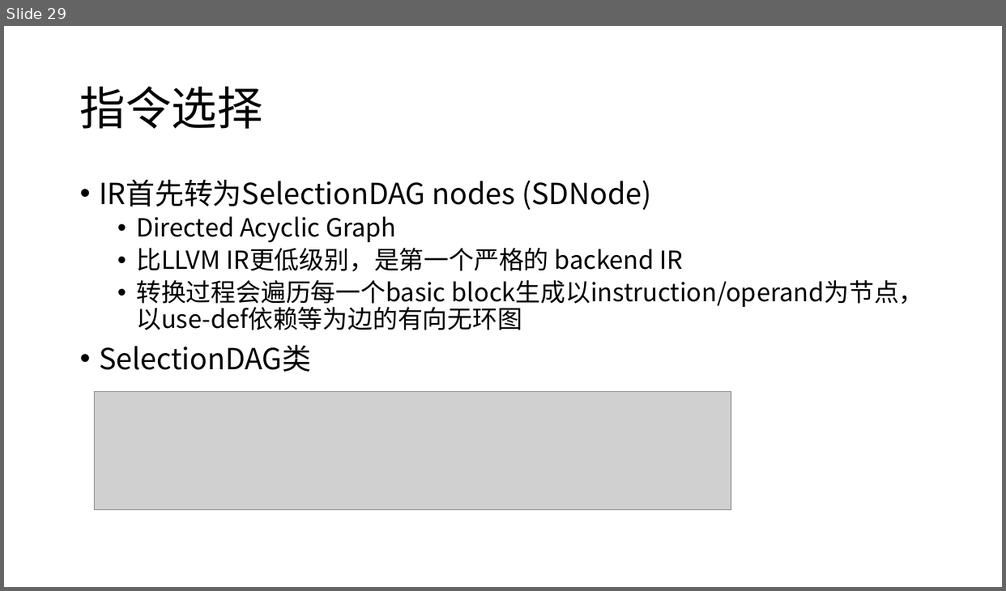
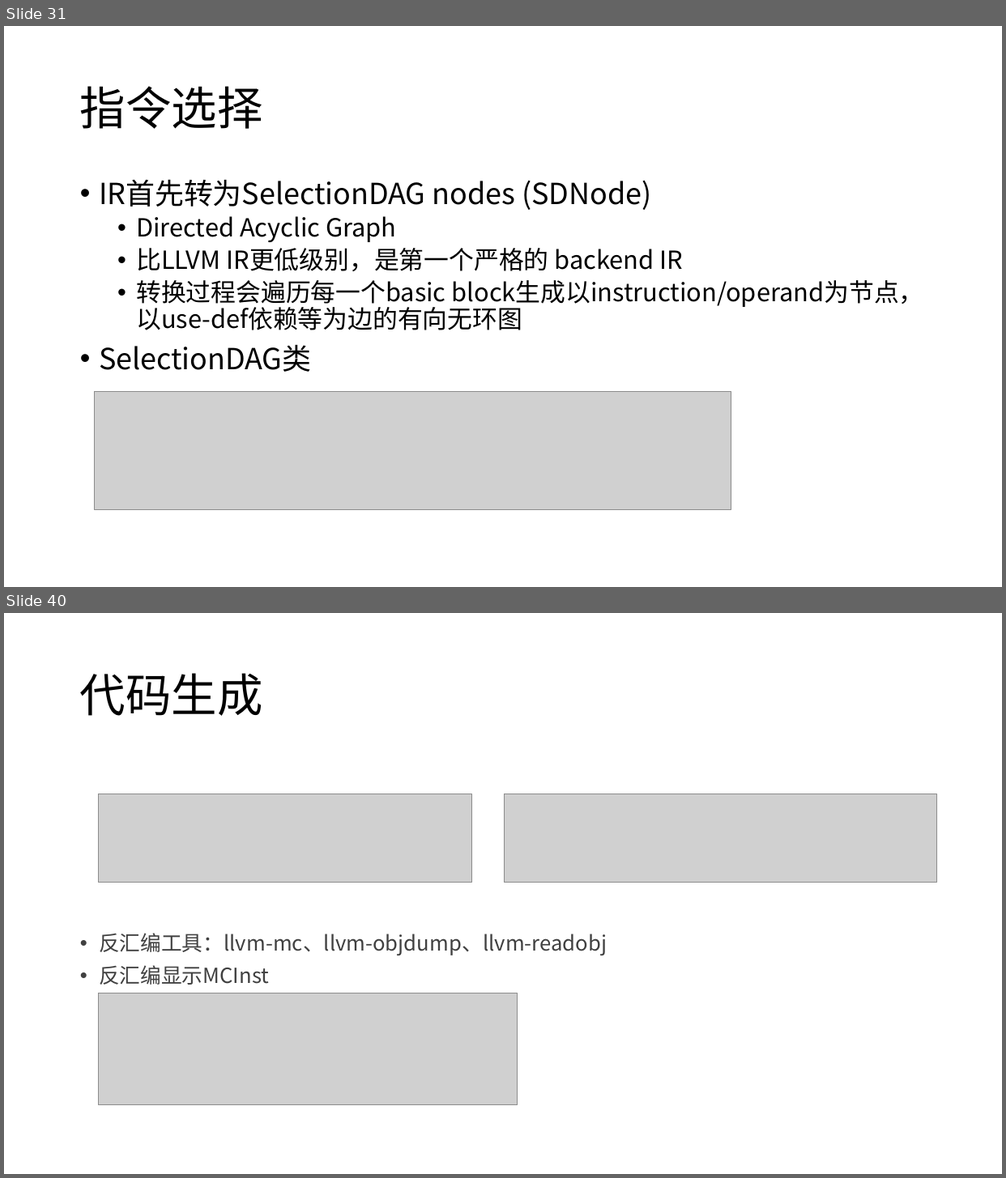
Before and after one commit to JYRoy/MLC-Learning, a slide deck: LLVM/04.LLVM Backend.pptx. Shown one above the other, each under a label of ours: slide 29 before the commit, slides 31 and 40 after it; the slides between them are not shown. The pictures are 1006x591 and 1006x1178 pixels, drawn with LibreOffice and Linux fonts; fonts in the diff are those of the drawing; grey boxes stand for pictures. Boxes give left, top, right and bottom in pixels: in the first picture for what was removed or moved away, otherwise in the second. Text is boxed around its words. In the diff, an @@ line names an element or a change of style, - is before the commit and + after.

Commit message:
update LLVM Backend

```diff
--- a/LLVM/04.LLVM Backend.pptx
+++ b/LLVM/04.LLVM Backend.pptx
@@ slide 40 added at box(4, 613, 1002, 1174), background #FFFFFF @@
@@ title added at box(80, 673, 263, 716), 44 pt, text #000000 @@
+代码生成
@@ picture added at box(98, 794, 472, 883) @@
@@ picture added at box(504, 794, 937, 883) @@
@@ text added at box(99, 933, 607, 985), 20 pt, text #404040 @@
+• 反汇编工具：llvm-mc、llvm-objdump、llvm-readobj
+• 反汇编显示MCInst
@@ picture added at box(98, 994, 518, 1105) @@
@@ what was slide 29 is now slide 31 @@
```
Also in this commit, not shown: 18 slides changed, 4 other slides added, 1 slide removed.
